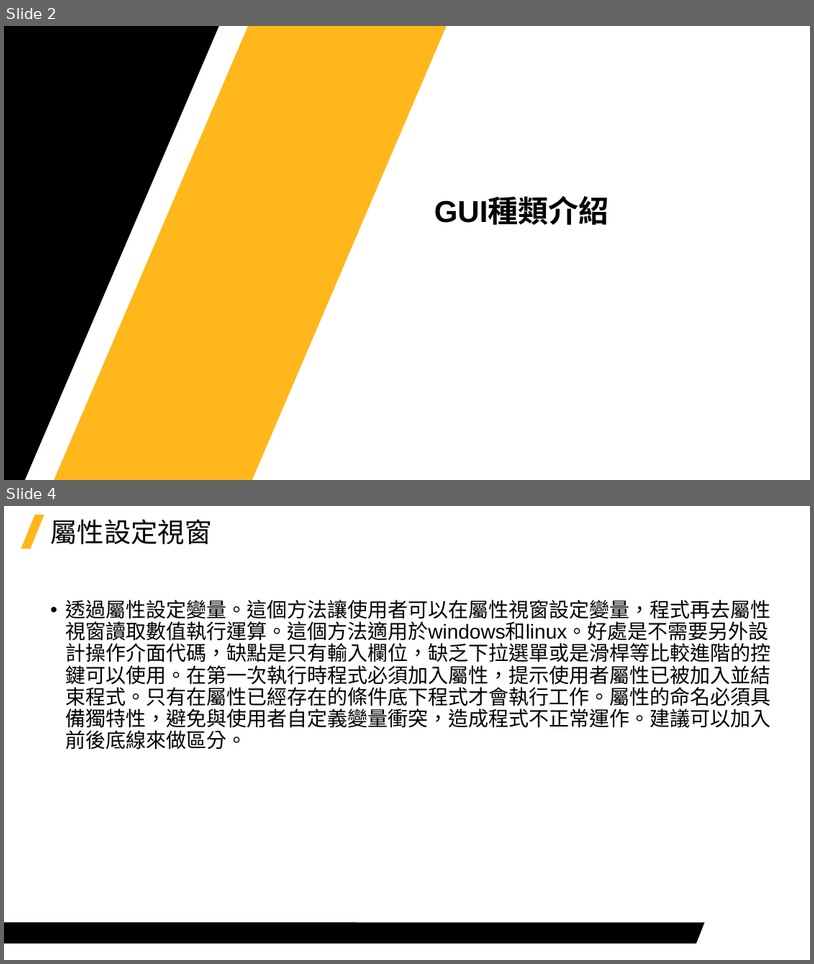
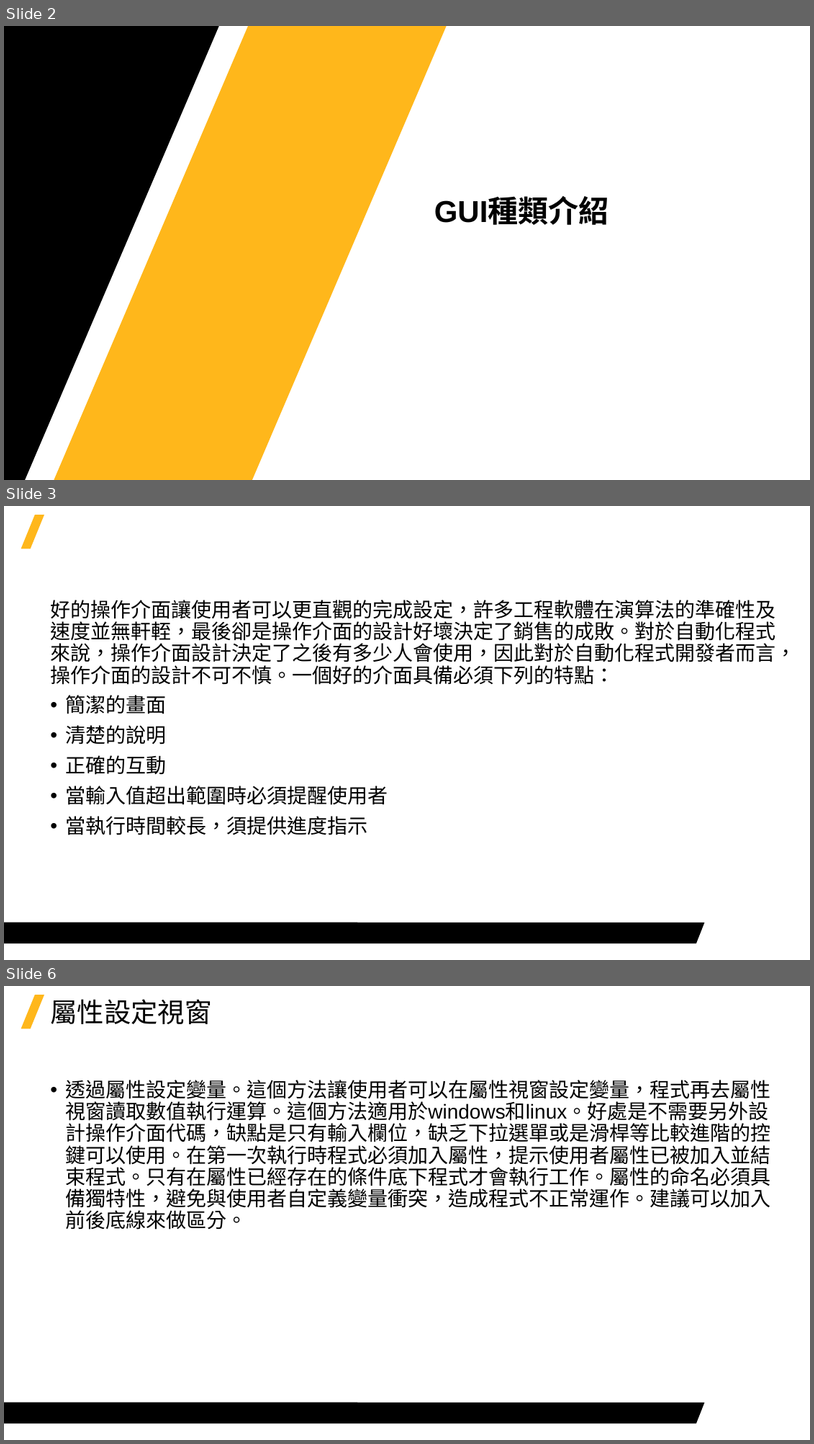
Before and after one commit to Jerrick-cheng/AEDT-Automation-Camp, a slide deck: 上課教材/Week5.pptx. Shown one above the other, each under a label of ours: slides 2 and 4 before the commit, slides 2, 3 and 6 after it; the slides between them are not shown. The pictures are 814x964 and 814x1444 pixels, drawn with LibreOffice and Linux fonts; fonts in the diff are those of the drawing; background and template pictures are left out. Boxes give left, top, right and bottom in pixels: in the first picture for what was removed or moved away, otherwise in the second. Text is boxed around its words. In the diff, an @@ line names an element or a change of style, - is before the commit and + after.

```diff
--- a/上課教材/Week5.pptx
+++ b/上課教材/Week5.pptx
@@ slide 3 added at [4, 506, 810, 960], background #FFFFFF; not listed: 2 template elements that a slide beside it also shows @@
@@ text added at [50, 600, 796, 835], 24 pt, text #000000 @@
+好的操作介面讓使用者可以更直觀的完成設定，許多工程軟體在演算法的準確性及速度並無軒輊，最後卻是操作介面的設計好壞決定了銷售的成敗。對於自動化程式來說，操作介面設計決定了之後有多少人會使用，因此對於自動化程式開發者而言，操作介面的設計不可不慎。一個好的介面具備必須下列的特點：
+• 簡潔的畫面
+• 清楚的說明
+• 正確的互動
+• 當輸入值超出範圍時必須提醒使用者
+• 當執行時間較長，須提供進度指示
@@ what was slide 4 is now slide 6 @@
```
Also in this commit, not shown: 1 slide changed, 1 other slide added, 2 other files.
